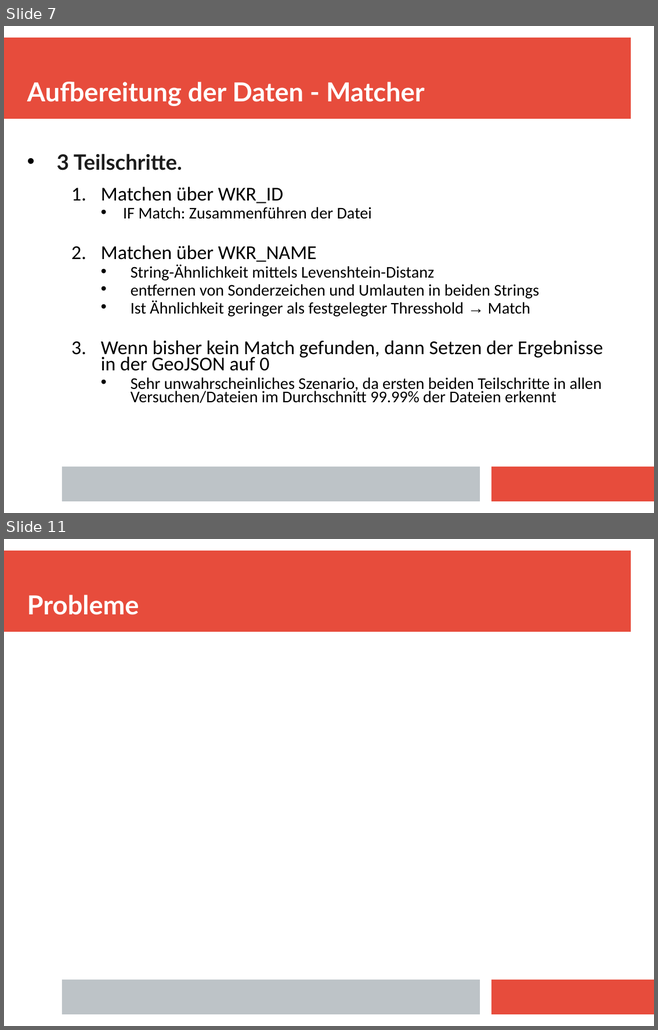
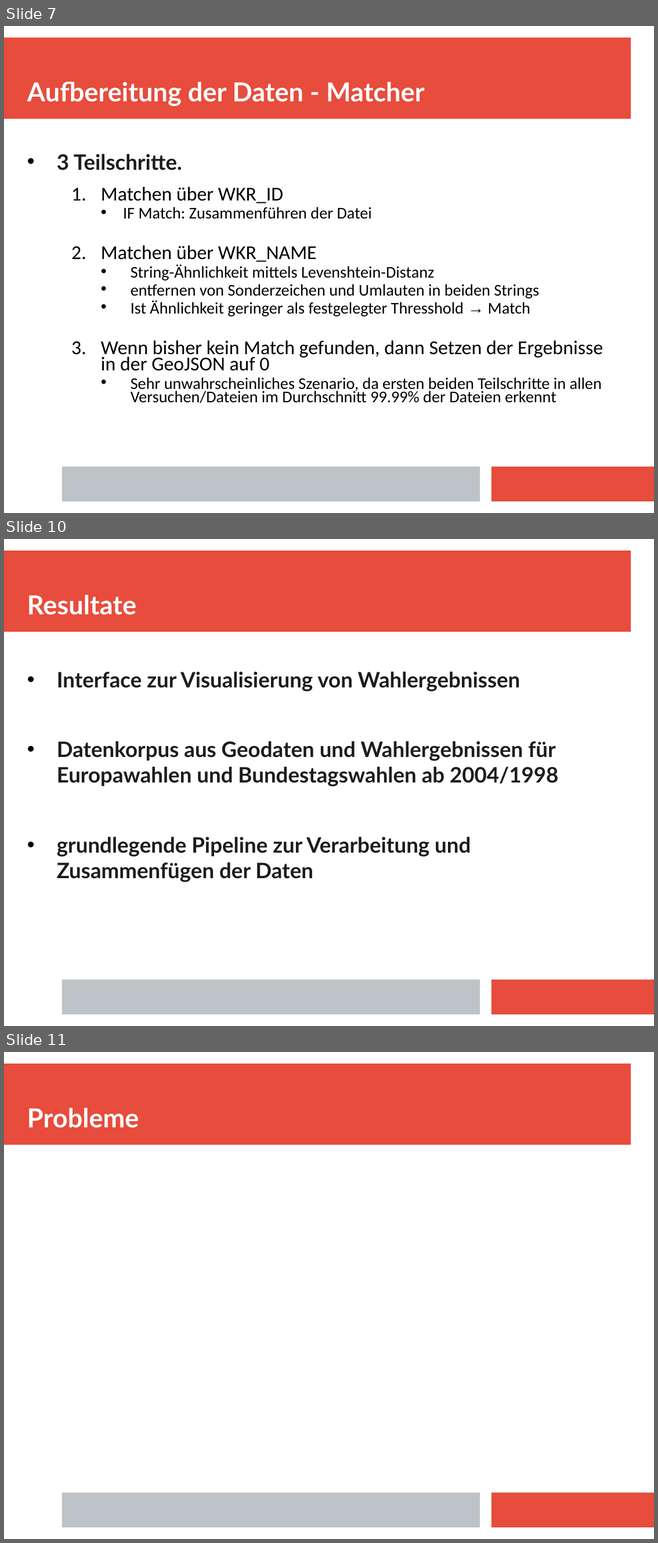
Before and after one commit to fziegner/election-visualization, a slide deck: slides_wcm_abschlusspraesentation.odp. Shown one above the other, each under a label of ours: slides 7 and 11 before the commit, slides 7, 10 and 11 after it; the slides between them are not shown. The pictures are 658x1030 and 658x1543 pixels, drawn with LibreOffice and Linux fonts; fonts in the diff are those of the drawing. Boxes give left, top, right and bottom in pixels: in the first picture for what was removed or moved away, otherwise in the second. Text is boxed around its words. In the diff, an @@ line names an element or a change of style, - is before the commit and + after.

```diff
--- a/slides_wcm_abschlusspraesentation.odp
+++ b/slides_wcm_abschlusspraesentation.odp
@@ slide 10 added at [4, 539, 654, 1026], background #FFFFFF; not listed: 3 template elements that a slide beside it also shows @@
@@ title added at [27, 595, 136, 615], 32 pt, text #FFFFFF, bold @@
+Resultate
@@ text added at [57, 671, 558, 882], 26 pt, text #1C1C1C, bold @@
+• Interface zur Visualisierung von Wahlergebnissen
+• Datenkorpus aus Geodaten und Wahlergebnissen für Europawahlen und Bundestagswahlen ab 2004/1998
+• grundlegende Pipeline zur Verarbeitung und Zusammenfügen der Daten
```
Also in this commit, not shown: 2 slides changed, 2 other slides added, 2 slides removed.
